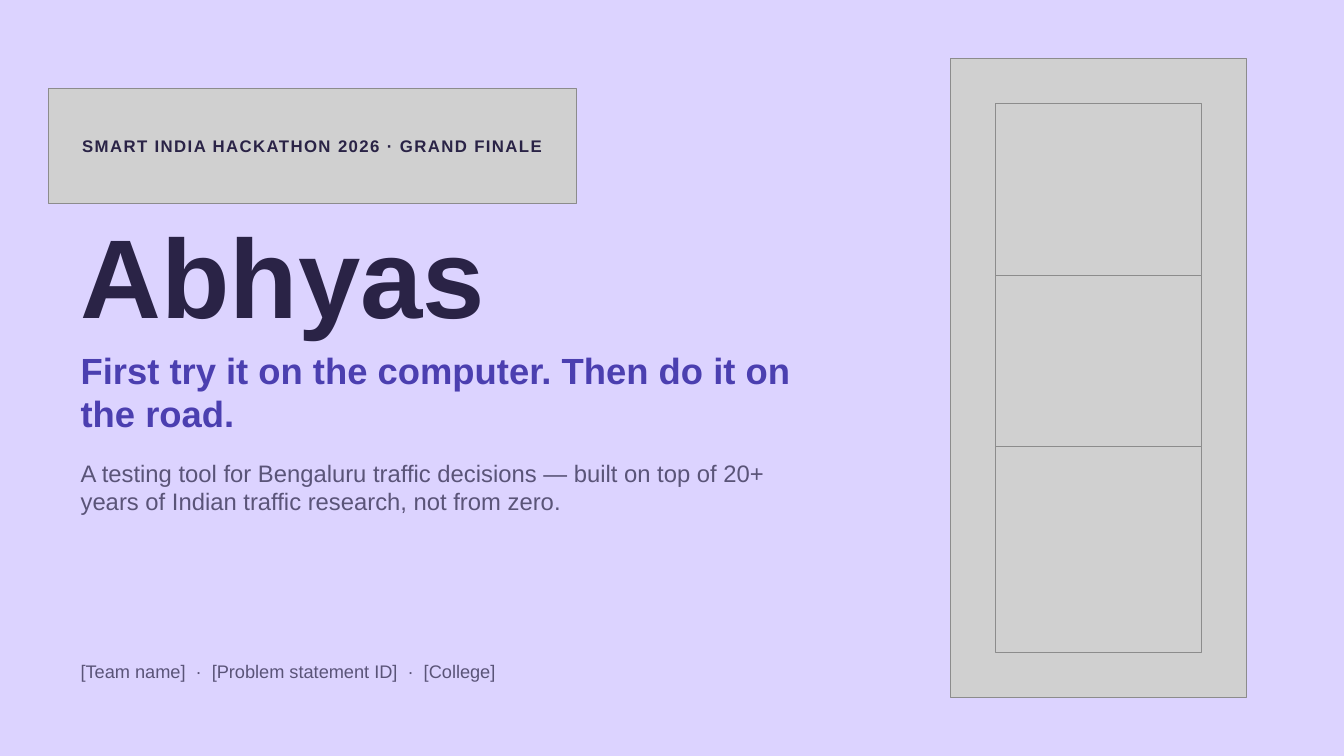
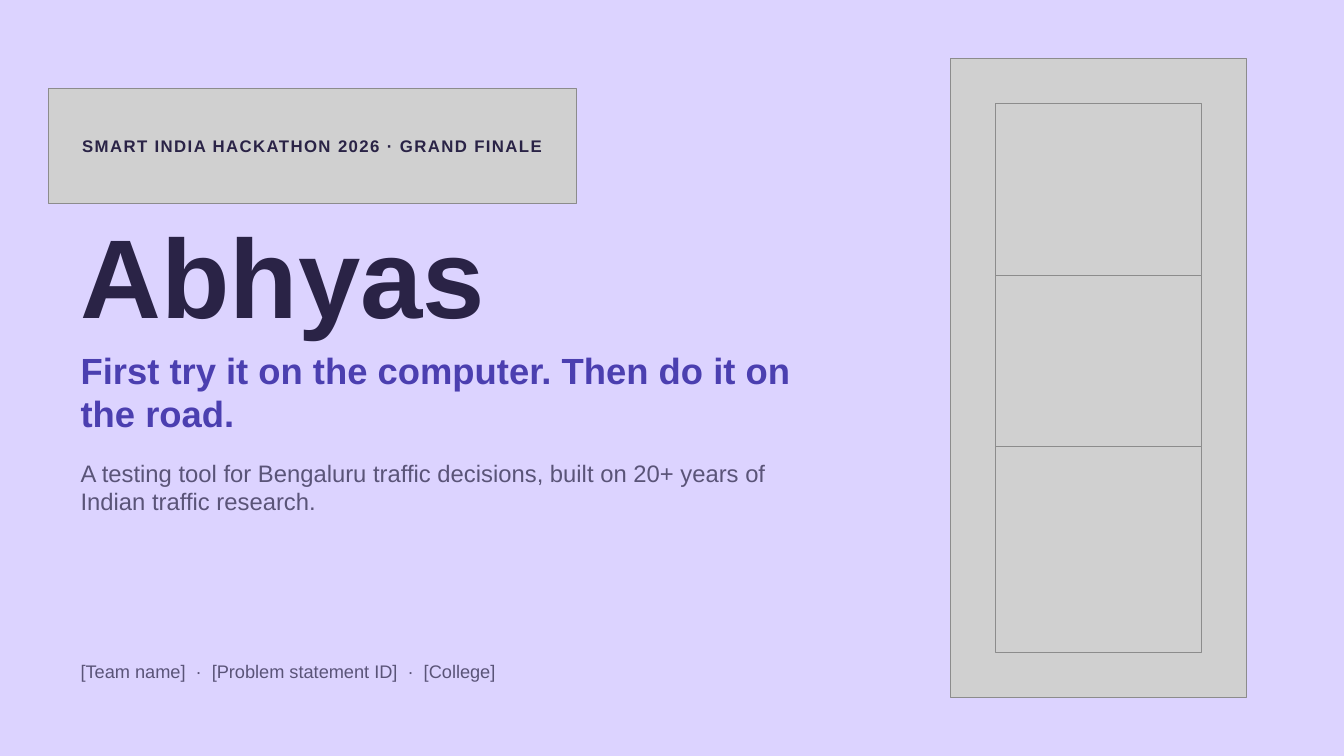
Before and after one commit to UnKnownnPasta/Abhyas, a slide deck: slide 1 of presentation/Abhyas_SIH2026_Finale.pptx. Drawn at 1344x756 pixels with LibreOffice and Linux fonts; fonts in the diff are those of the drawing; grey boxes stand for pictures. Boxes give left, top, right and bottom in pixels: in the first picture for what was removed or moved away, otherwise in the second. Text is boxed around its words. In the diff, an @@ line names an element or a change of style, - is before the commit and + after.

```diff
--- a/presentation/Abhyas_SIH2026_Finale.pptx
+++ b/presentation/Abhyas_SIH2026_Finale.pptx
@@ text at box(81, 465, 765, 510): text changed @@
-A testing tool for Bengaluru traffic decisions — built on top of 20+ years of Indian traffic research, not from zero.
+A testing tool for Bengaluru traffic decisions, built on 20+ years of Indian traffic research.
```
Also in this commit, not shown: 9 other slides changed, 1 slide removed.
